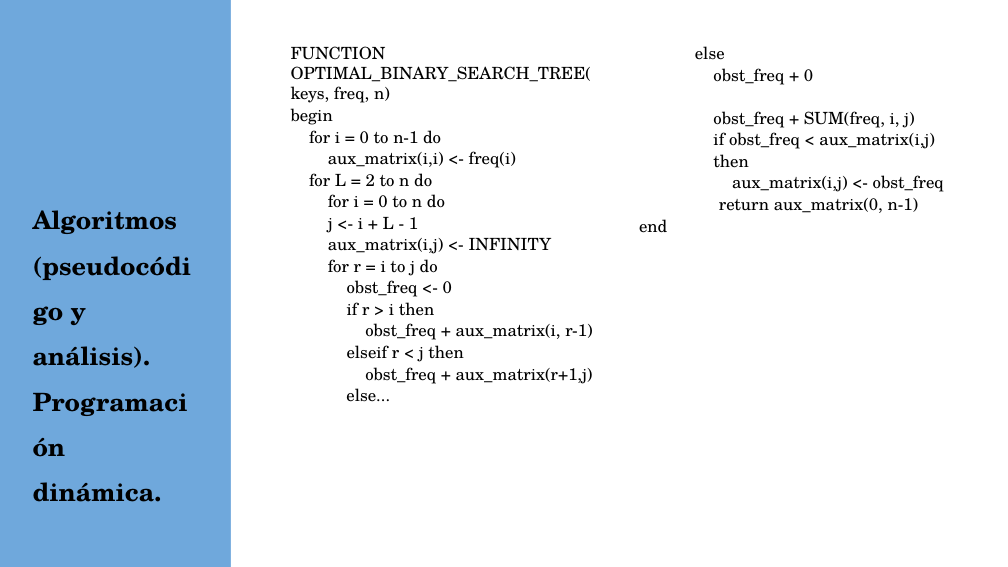
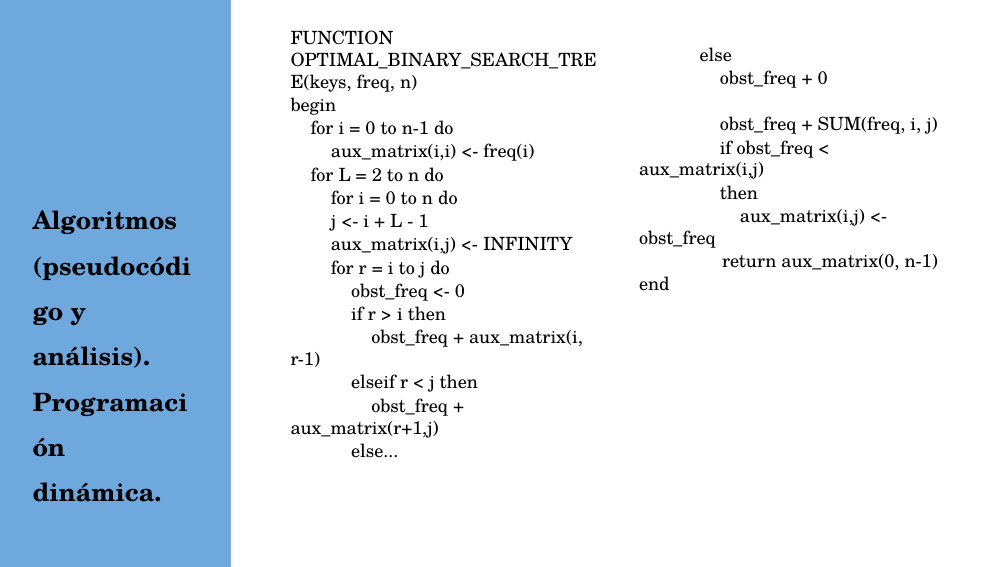
Before and after one commit to alu0100812534/DAA_-L2_8_optimal-binary-search-trees, a slide deck: slide 5 of slides/DAA_-L2_8_optimal-binary-search-trees.pptx. Drawn at 1008x567 pixels with LibreOffice and Linux fonts; fonts in the diff are those of the drawing; background and template pictures are left out. Boxes give left, top, right and bottom in pixels: in the first picture for what was removed or moved away, otherwise in the second. Text is boxed around its words. In the diff, an @@ line names an element or a change of style, - is before the commit and + after.

```diff
--- a/slides/DAA_-L2_8_optimal-binary-search-trees.pptx
+++ b/slides/DAA_-L2_8_optimal-binary-search-trees.pptx
@@ text "FUNCTION OPTIMAL_BINARY_SEARCH_TREE(keys, freq, n)" at (x1=291, y1=30, x2=597, y2=458): size 12 to 13 pt @@
@@ text "FUNCTION OPTIMAL_BINARY_SEARCH_TREE(keys, freq, n)" moved from (x1=291, y1=46, x2=593, y2=402) to (x1=291, y1=30, x2=597, y2=458) @@
@@ text "else" at (x1=639, y1=47, x2=938, y2=291): size 12 to 13 pt @@
```
Also in this commit, not shown: 3 other slides changed, 3 other files.
